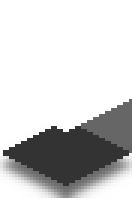
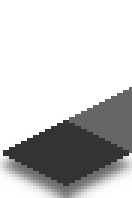
Layer changes from the first w=132, h=198 image to the second:
painted on "Top" over [57, 90, 129, 132]
painted on "Front" over [111, 87, 132, 99]
